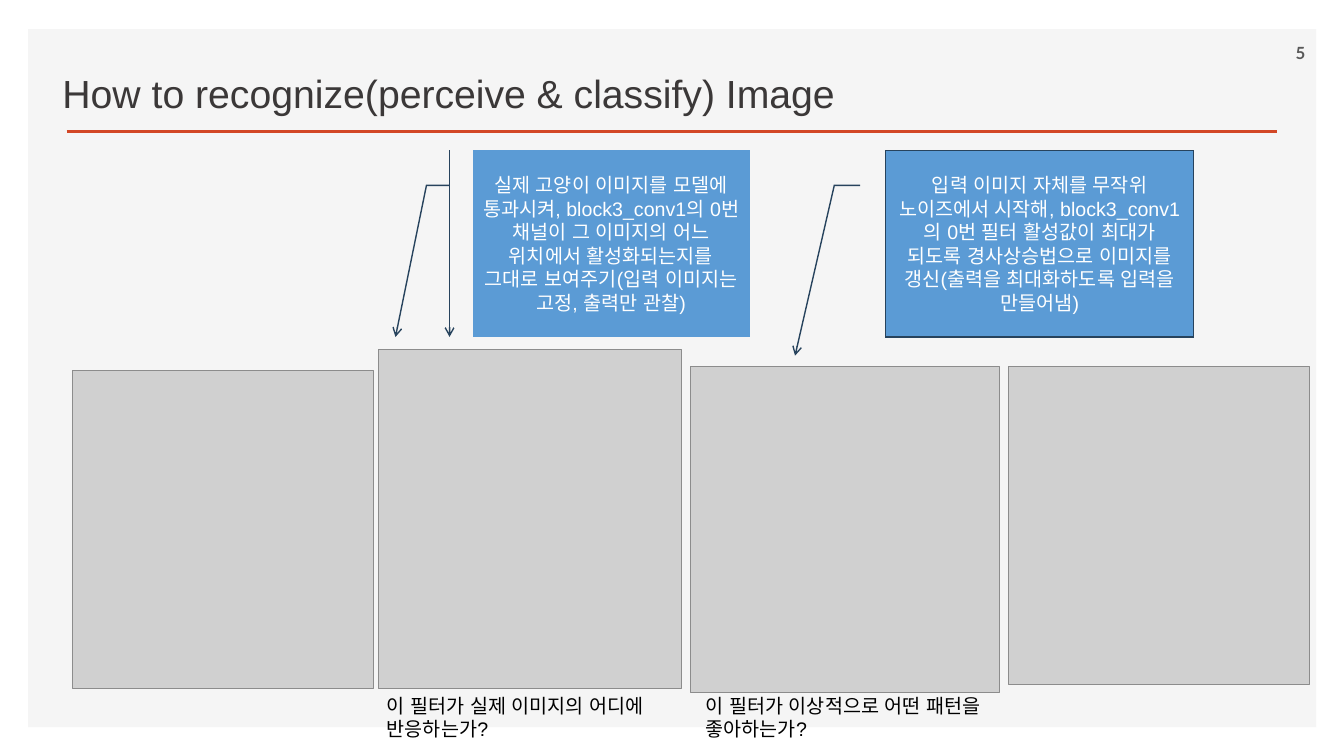
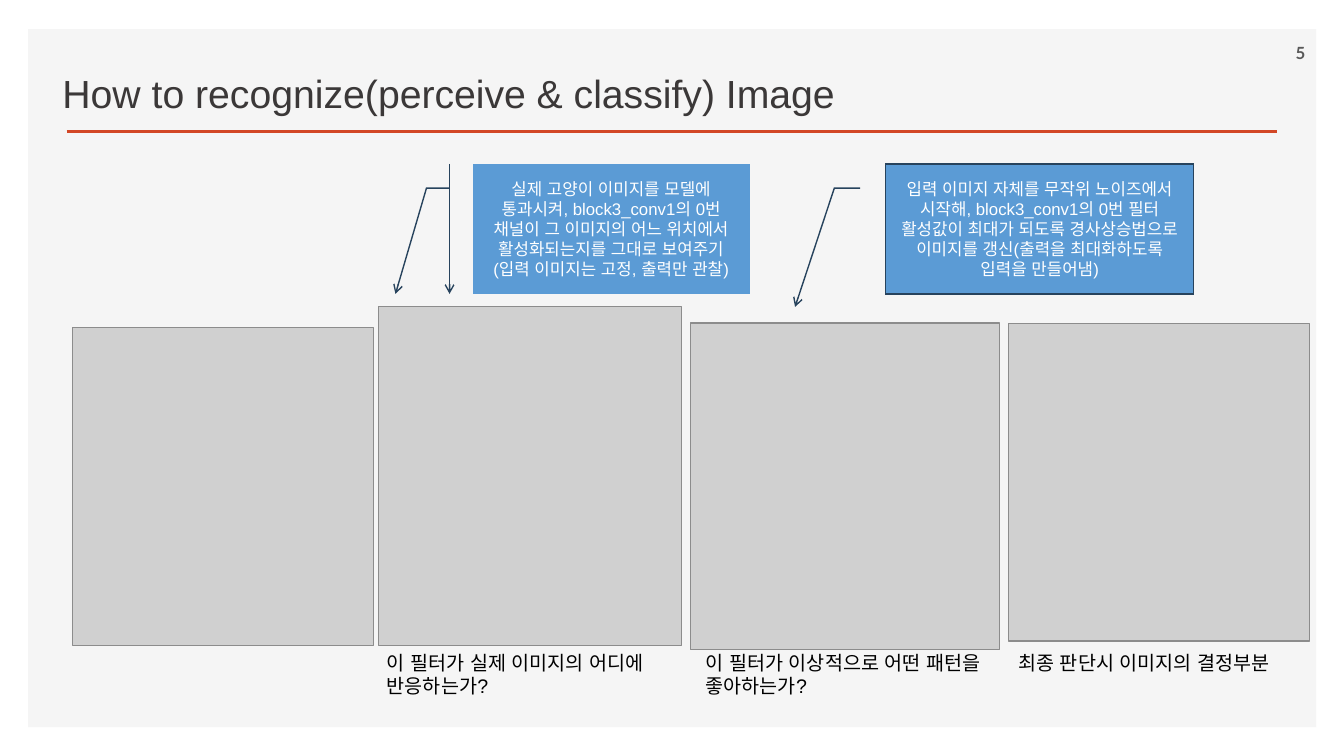
Before and after one commit to ancestor9/2026_Fall_Deep-Learning-with-Python, a slide deck: slide 5 of Chapter 10 Interpreting what ConvNets learn.pptx. Drawn at 1344x756 pixels with LibreOffice and Linux fonts; fonts in the diff are those of the drawing; grey boxes stand for pictures; background and template pictures are left out. Boxes give left, top, right and bottom in pixels: in the first picture for what was removed or moved away, otherwise in the second. Text is boxed around its words. In the diff, an @@ line names an element or a change of style, - is before the commit and + after.

```diff
--- a/Chapter 10 Interpreting what ConvNets learn.pptx
+++ b/Chapter 10 Interpreting what ConvNets learn.pptx
@@ accent callout "실제 고양이 이미지를 모델에 통과시켜, ..." at box(473, 163, 750, 293): size 14 to 12 pt @@
@@ accent callout "실제 고양이 이미지를 모델에 통과시켜, ...": place and size @@
-accent callout "실제 고양이 이미지를 모델에 통과시켜, ..." at box(473, 150, 750, 337)
+accent callout "실제 고양이 이미지를 모델에 통과시켜, ..." at box(473, 163, 750, 293)
@@ border callout "입력 이미지 자체를 무작위 노이즈에서 ...": place and size @@
-border callout "입력 이미지 자체를 무작위 노이즈에서 ..." at box(886, 150, 1195, 337)
+border callout "입력 이미지 자체를 무작위 노이즈에서 ..." at box(886, 163, 1195, 293)
@@ border callout "입력 이미지 자체를 무작위 노이즈에서 ..." at box(886, 163, 1195, 293): size 14 to 12 pt @@
@@ 4 pictures, 2 texts: place and size @@
-4 pictures, 2 texts at box(73, 350, 1311, 738)
+4 pictures, 2 texts at box(73, 307, 1311, 695)
@@ text added at box(1018, 653, 1269, 672), 14 pt, text #000000 @@
+최종 판단시 이미지의 결정부분
```
Also in this commit, not shown: 4 other slides changed.
